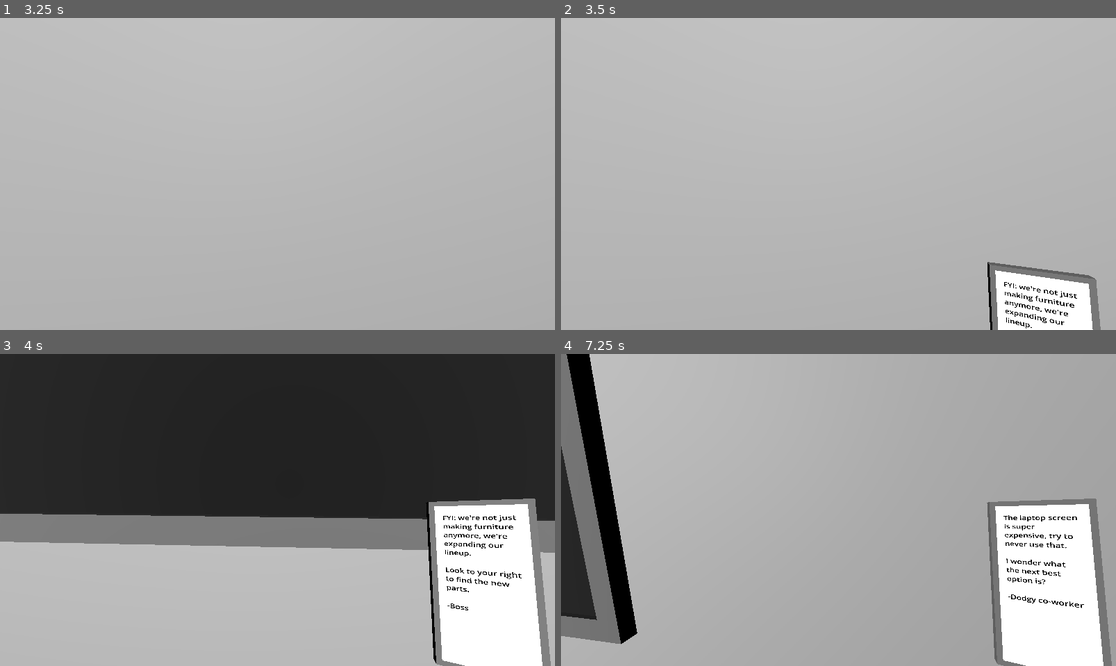
Above: before the commit, frames 1-4 (two rows, left to right).
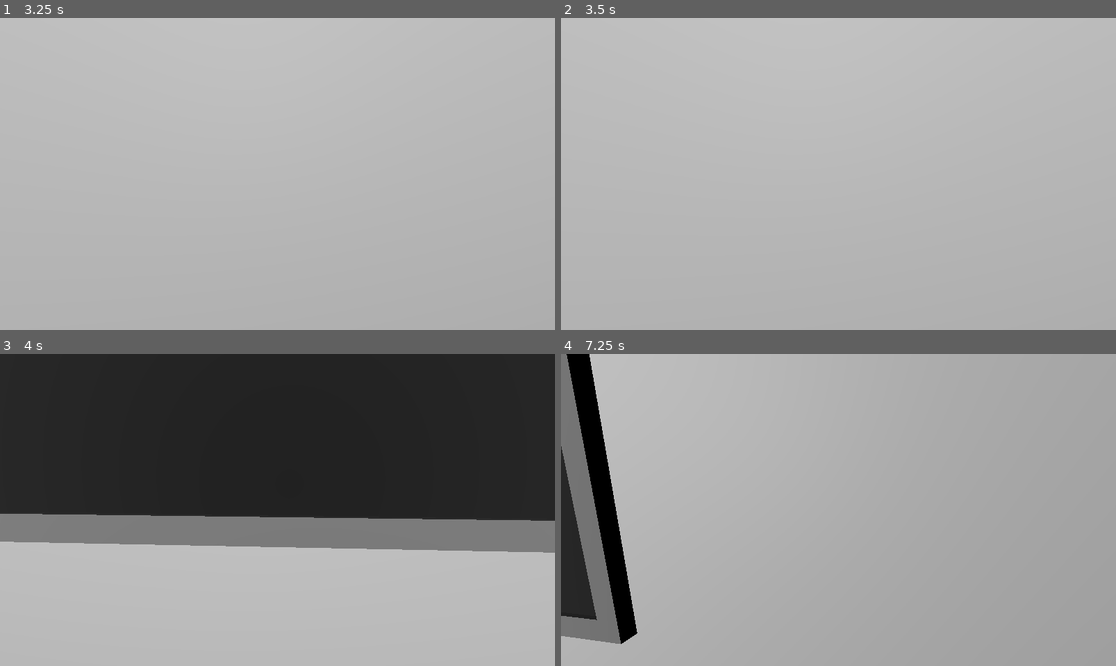
Above: after the commit, the same moments.

Repository: GriffinBaxter/The-Assembly-Line
Game: Godot game, scene res://Scenes/main_menu.tscn
The game is run twice, just before and just after one commit, with the same random seed, the same clock (stepped at 60 frames per second) and the same inputs.
Inputs (mouse positions are in pixels of both pictures, inside the frame that each line leads up to):
- Up to frame 1 (3.25 s): click "Start Game" at 0.5 s; tap Enter (accept) at 1.25, 2.75 s; move the mouse to (305, 174) at 1.27 s; hold Enter (accept) 1.28-2.03 s; hold W (forward) from 1.28 s (still down); tap Space (jump) at 1.52, 2.27 s; move the mouse to (249, 174) at 2.02 s; tap E (interact) at 2.1 s; move the mouse to (288, 167) at 2.77 s; hold Enter (accept) from 2.78 s (still down)
- Up to frame 2 (3.5 s): keep holding W (forward); keep holding Enter (accept)
- Up to frame 3 (4 s): keep holding W (forward); move the mouse to (271, 516) at 3.52 s; release Enter (accept) at 3.53 s; tap E (interact) at 3.6 s; tap Space (jump) at 3.77 s
- Up to frame 4 (7.25 s): move the mouse to (877, 513) at 4.27 s; hold Enter (accept) 4.28-5.03 s; tap Space (jump) at 4.52, 5.27, 6.77 s; move the mouse to (794, 506) at 5.02 s; tap E (interact) at 5.1, 6.6 s; move the mouse to (844, 510) at 5.77 s; hold Enter (accept) 5.78-6.53 s; move the mouse to (816, 503) at 6.52 s; release W (forward) at 6.53 s; hold D (right) from 6.53 s (still down)

Frame 1 is identical in both runs. In frame 2, 3.8% of the frame differs, in the area x 76-98%, y 78-100%; in frame 3, 11%; in frame 4, 11%, in the area x 76-100%, y 46-100%.

Commit message:
Uncheck tutorial debug

Diff:
--- a/Scenes/main.tscn
+++ b/Scenes/main.tscn
@@ -30,7 +30,6 @@
 script = ExtResource("1_n6l7l")
 base_assemblies = Array[PackedScene]([ExtResource("2_ve6ix"), ExtResource("3_wv2kn")])
 additional_assemblies = Array[PackedScene]([ExtResource("6_7sdf2"), ExtResource("5_3u0nk"), ExtResource("4_p1jq4")])
-tutorial_debug = true
 
 [node name="WorldEnvironment" type="WorldEnvironment" parent="."]
 environment = SubResource("Environment_dwayo")
